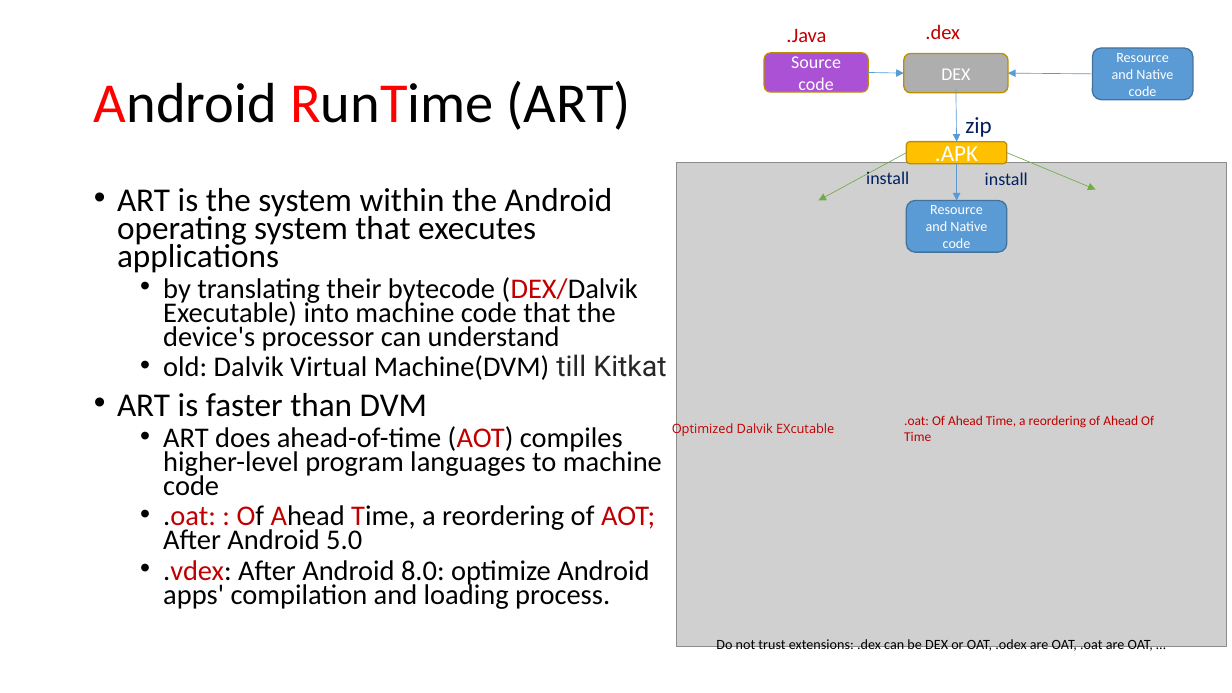
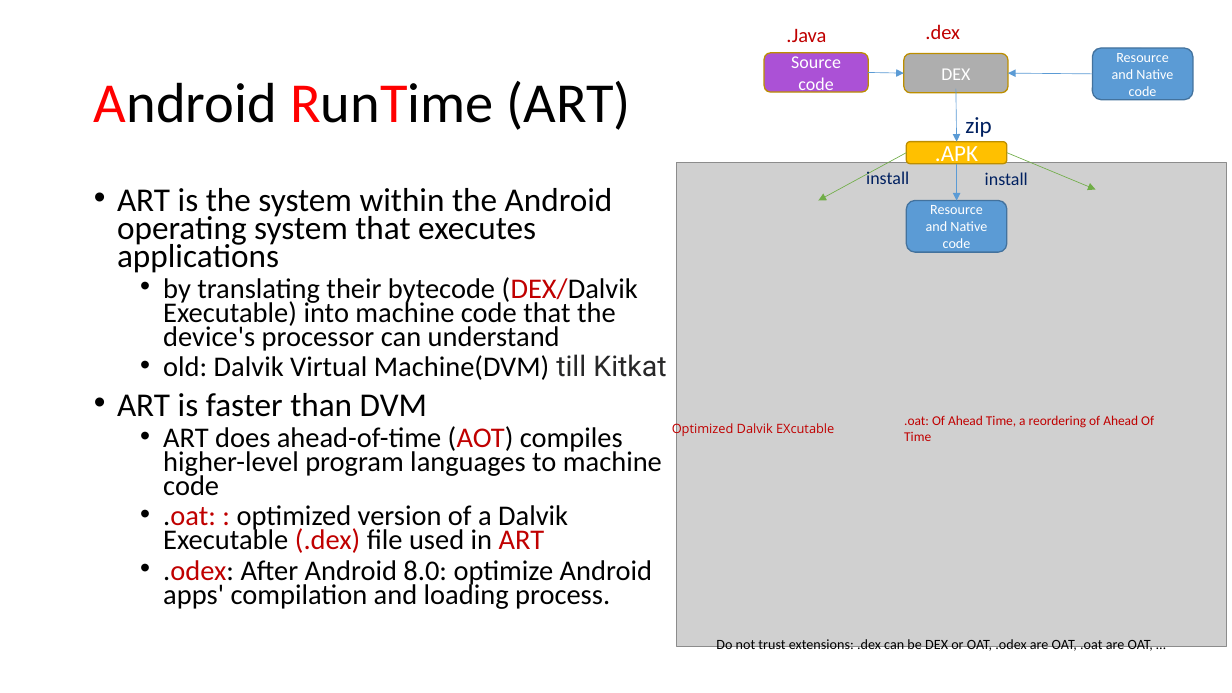
Before and after one commit to frankwxu/digital-forensics-lab, a slide deck: slide 15 of Andriod10/0_Intro_Pixel3_Andriod10.pptx. Drawn at 1232x693 pixels with LibreOffice and Linux fonts; fonts in the diff are those of the drawing; grey boxes stand for pictures; background and template pictures are left out. Boxes give left, top, right and bottom in pixels: in the first picture for what was removed or moved away, otherwise in the second. Text is boxed around its words. In the diff, an @@ line names an element or a change of style, - is before the commit and + after.

```diff
--- a/Andriod10/0_Intro_Pixel3_Andriod10.pptx
+++ b/Andriod10/0_Intro_Pixel3_Andriod10.pptx
@@ text at box(163, 505, 652, 609): text changed @@
-  • .oat: : Of Ahead Time, a reordering of AOT; After Android 5.0
-  • .vdex: After Android 8.0: optimize Android apps' compilation and loading process.
+  • .oat: : optimized version of a Dalvik Executable (.dex) file used in ART
+  • .odex: After Android 8.0: optimize Android apps' compilation and loading process.
```
Also in this commit, not shown: 1 other slide changed, 1 other file.
